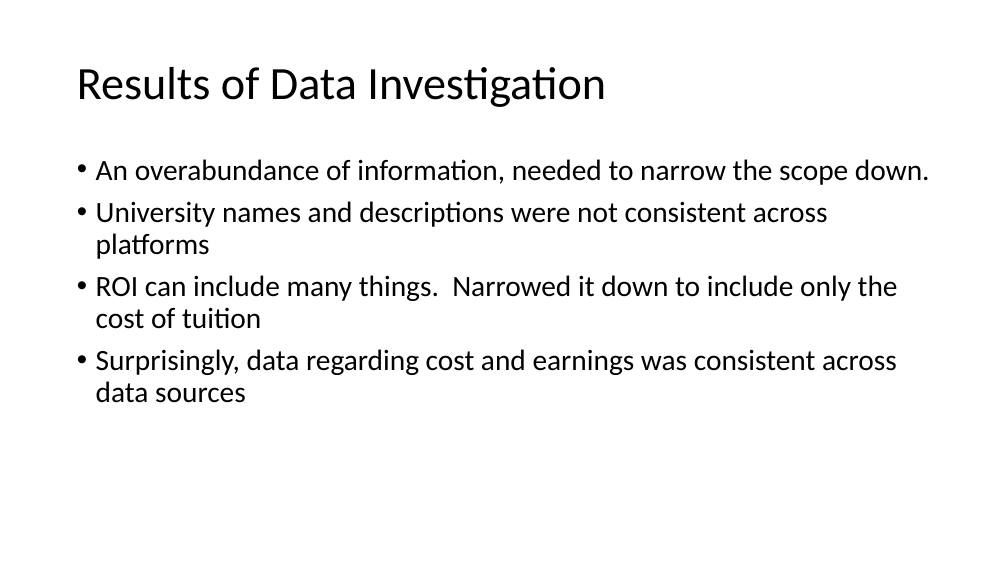
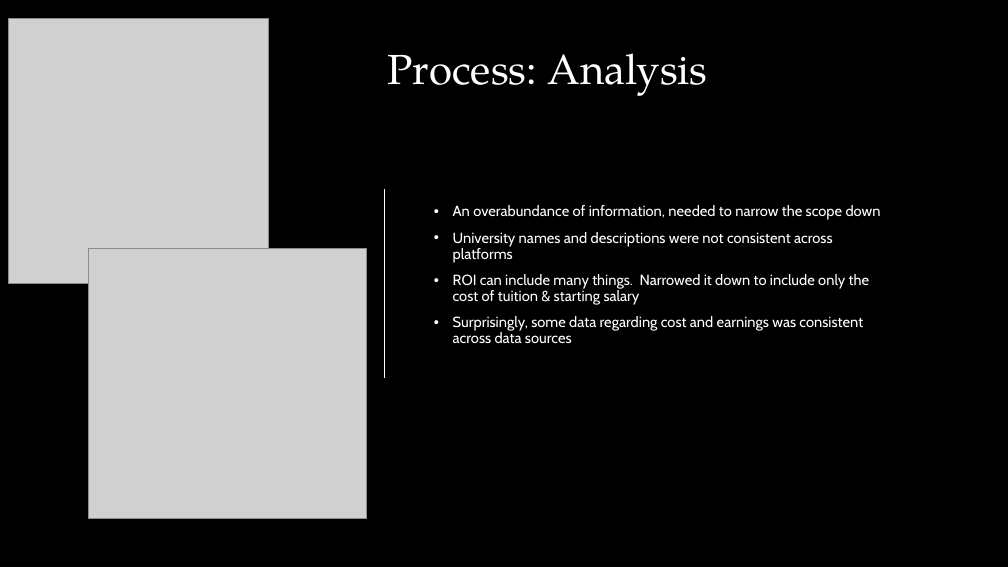
Before and after one commit to clkessler220/project-1-team-5, a slide deck: slide 6 of The Cost Benefit Analysis of Obtaining Postsecondary Eduction.pptx (slide 3 before the commit). Drawn at 1008x567 pixels with LibreOffice and Linux fonts; fonts in the diff are those of the drawing; grey boxes stand for pictures; background and template pictures are left out. Boxes give left, top, right and bottom in pixels: in the first picture for what was removed or moved away, otherwise in the second. Text is boxed around its words. In the diff, an @@ line names an element or a change of style, - is before the commit and + after.

Commit message:
FINAL PRESENTATION

```diff
--- a/The Cost Benefit Analysis of Obtaining Postsecondary Eduction.pptx
+++ b/The Cost Benefit Analysis of Obtaining Postsecondary Eduction.pptx
@@ background #FFFFFF to picture (left out) @@
@@ picture added at box(8, 19, 268, 284) @@
@@ title added at box(387, 53, 708, 96), 40 pt, text #FFFFFF @@
+Process: Analysis
@@ title removed at box(77, 67, 606, 107) @@
-Results of Data Investigation
@@ text "An overabundance of information, needed ...": place and size @@
-text "An overabundance of information, needed ..." at box(96, 159, 930, 403)
+text "An overabundance of information, needed ..." at box(453, 205, 881, 343)
@@ text "An overabundance of information, needed ..." at box(453, 205, 881, 343): vertical alignment top to middle @@
@@ line added from (385, 189) to (385, 378), #FFFFFF 1.25 pt @@
@@ text at box(453, 205, 881, 220): text changed; size 28 to 14 pt; font Calibri to Cabin; text colour #000000 to #FFFFFF @@
-• An overabundance of information, needed to narrow the scope down.
+• An overabundance of information, needed to narrow the scope down
@@ text at box(453, 232, 833, 263): size 28 to 14 pt, font Calibri to Cabin, text colour #000000 to #FFFFFF in "University names and descriptions were not consistent ..." @@
@@ picture added at box(88, 248, 367, 519) @@
@@ text at box(453, 274, 869, 343): text changed; size 28 to 14 pt; font Calibri to Cabin; text colour #000000 to #FFFFFF @@
-• ROI can include many things. Narrowed it down to include only the cost of tuition
-• Surprisingly, data regarding cost and earnings was consistent across data sources
+• ROI can include many things. Narrowed it down to include only the cost of tuition & starting salary
+• Surprisingly, some data regarding cost and earnings was consistent across data sources
```
Also in this commit, not shown: 2 other slides changed, 6 slides added, 5 slides removed.
